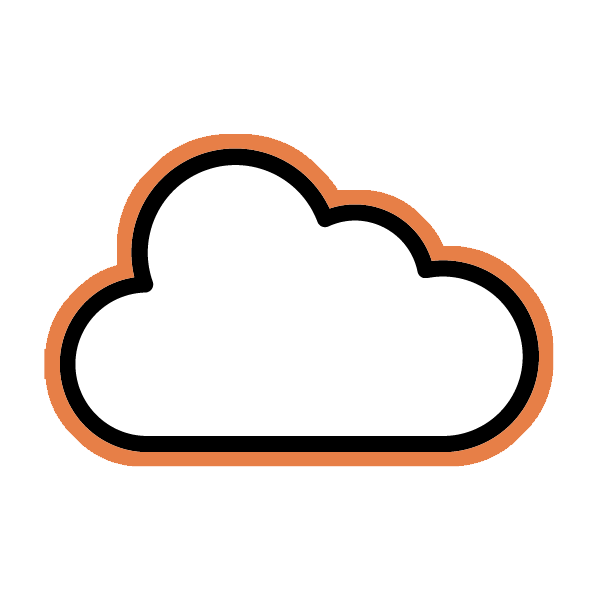
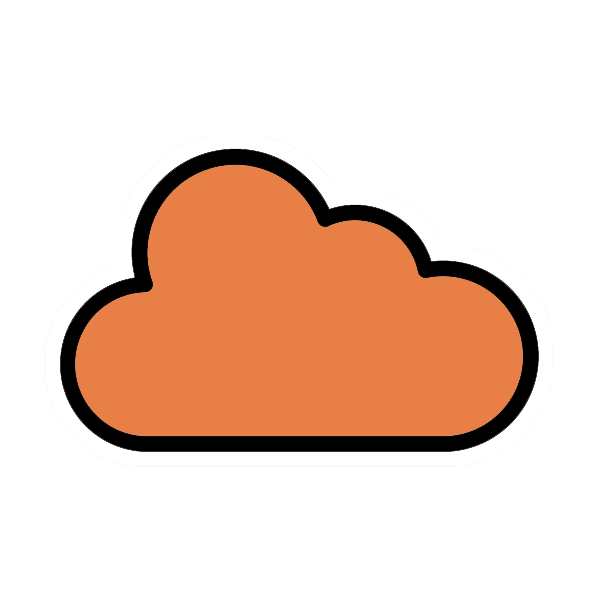
Layers edited between the first and the second w=600, h=600 image:
painted on "Layer 1 copy" over [left=44, top=134, right=554, bottom=467]
